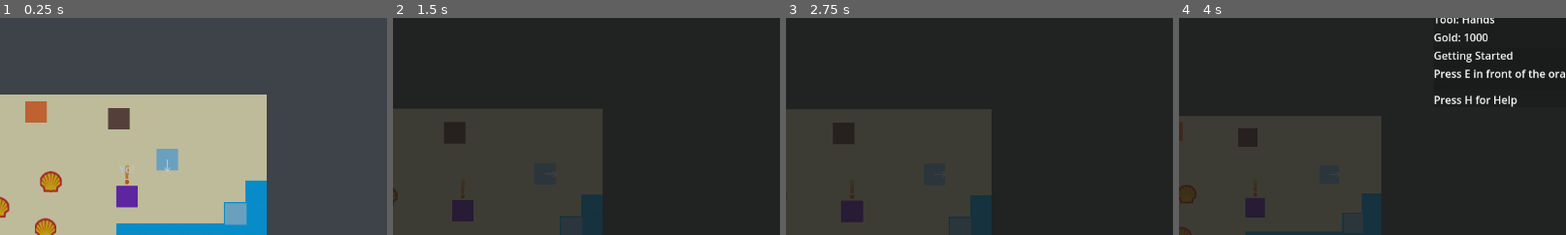
Above: before the commit, frames 1-4 (left to right).
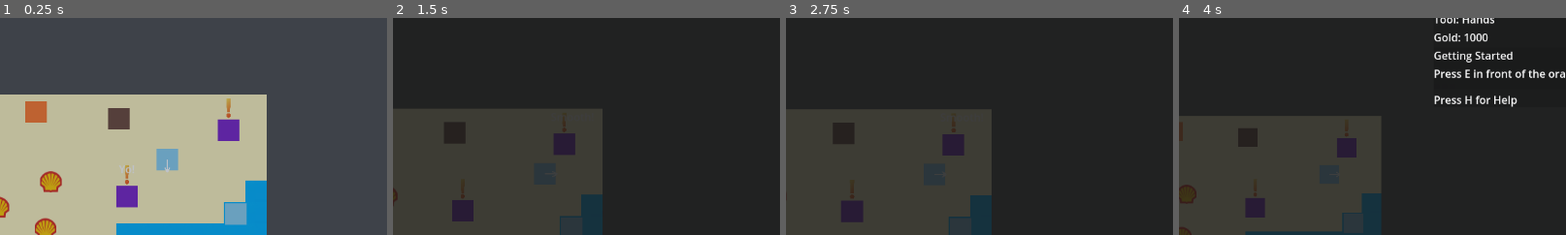
Above: after the commit, the same moments.

Repository: Elias-Fariz/agri-cultured
Game: Godot game, scene res://tscn/Beach.tscn
The game is run twice, just before and just after one commit, with the same random seed, the same clock (stepped at 60 frames per second) and the same inputs. This scene is started directly instead of the project's main scene.
Inputs (mouse positions are % of the whole screen's width and height, from its top left):
- Up to frame 1 (0.25 s): no input
- Up to frame 2 (1.5 s): tap H (open_help) at 0.5 s; hold D (move_right) 0.53-1.28 s; hold E (interact) 0.53-1.28 s; tap Enter (ui_accept) at 0.77 s; tap Space (tool) at 0.8, 1.35 s; tap T (open_inventory) at 1.25 s; hold S (move_down) from 1.28 s (still down)
- Up to frame 3 (2.75 s): tap Enter (ui_accept) at 1.52 s; tap E (interact) at 1.55 s; release S (move_down) at 2 s; click (81, 30) at 2 s
- Up to frame 4 (4 s): tap V (open_quests) at 2.75 s; hold D (move_right) 2.78-3.5 s; hold = (camera_zoom_in) 2.78-3.5 s; tap Space (tool) at 3.05 s; click "Track None" at 3.5 s
The pictures show only the part of the screen within x 28-78%, y 14-64%; the shares and areas given below are measured in that part.

The runs differ from the first frame. In frame 1, 0.7% of the frame differs, in the area x 56-62%, y 37-57%; in frame 2, 0.6%; in frame 3, 0.5%; in frame 4, 0.5%.

Commit message:
added fishing quest
added fishing quest to introduce fishing, and made it so that you can't fish until you completed the milestone

Diff:
--- a/autoloads/HeartProgress.gd
+++ b/autoloads/HeartProgress.gd
@@ -796,7 +796,16 @@
 func get_reward_flag(key: String, default_value: bool = false) -> bool:
 	if progress == null:
 		return default_value
-	var rf := _ensure_reward_flags_dict()
+
+	if not ("reward_flags" in progress):
+		progress.set("reward_flags", {})
+
+	var rf_any: Variant = progress.get("reward_flags")
+	if rf_any == null or typeof(rf_any) != TYPE_DICTIONARY:
+		rf_any = {}
+		progress.set("reward_flags", rf_any)
+
+	var rf: Dictionary = rf_any
 	return bool(rf.get(key, default_value))
 
 func _apply_reward_definition(r: HeartRewardDefinition) -> void:
@@ -1147,3 +1156,6 @@
 	location_counters[location_id] = int(location_counters.get(location_id, 0)) + int(amount)
 	_mirror_into_progress()
 	_save_progress_if_possible()
+
+func is_fishing_unlocked() -> bool:
+	return bool(get_reward_flag("fishing_unlocked", false))
--- a/autoloads/QuestEvents.gd
+++ b/autoloads/QuestEvents.gd
@@ -26,6 +26,8 @@
 signal item_crafted(item_id: String, qty: int)
 signal item_gifted(npc_id: String, item_id: String, qty: int)
 
+signal fish_caught(fish_id: String, qty: int)
+
 func _ready() -> void:
 	talked_to.connect(func(npc_id: String):
 		GameState.apply_quest_event("talk_to", npc_id, 1)
@@ -51,6 +53,10 @@
 	item_purchased.connect(func(item_id: String, qty: int):
 		GameState.apply_quest_event("buy", item_id, qty)
 	)
+
+	fish_caught.connect(func(fish_id: String, qty: int):
+		GameState.apply_quest_event("fish", fish_id, qty)
+	)
 #
 	#chopped_tree.connect(func(qty: int):
 		#GameState.apply_quest_event("chop_tree", "", qty)
--- a/data/fishing/fish_sardine.tres
+++ b/data/fishing/fish_sardine.tres
@@ -4,7 +4,7 @@
 
 [resource]
 script = ExtResource("1_wat0v")
-item_id = "Sardine"
+fish_item_id = "Sardine"
 display_name = "Sardine"
 weight = 20
 metadata/_custom_type_script = "uid://dwgbix054vtfh"
--- a/data/fishing/fish_tuna.tres
+++ b/data/fishing/fish_tuna.tres
@@ -4,7 +4,7 @@
 
 [resource]
 script = ExtResource("1_8ij22")
-item_id = "Tuna"
+fish_item_id = "Tuna"
 display_name = "Tuna"
 sequence_len = 6
 time_limit = 2.5
--- a/data/heart/heart_definition.tres
+++ b/data/heart/heart_definition.tres
@@ -29,7 +29,7 @@
 counter_key = "go_to"
 filter_item_id = "beach"
 hint = "Let the tide greet you. Visit the beach."
-reward_ids = Array[StringName]([&"sea_unlock_fishing_1"])
+reward_ids = Array[StringName]([&"sprout_fishing_unlock_1"])
 metadata/_custom_type_script = "uid://c885adlv5mv1"
 
 [sub_resource type="Resource" id="Resource_r5myy"]
--- a/data/heart/heart_rewards.tres
+++ b/data/heart/heart_rewards.tres
@@ -37,9 +37,9 @@
 
 [sub_resource type="Resource" id="Resource_n252p"]
 script = ExtResource("1_pldyk")
-id = &"sea_unlock_fishing_1"
+id = &"sprout_fishing_unlock_1"
 kind = 2
-flag_key = &"can_fish"
+flag_key = &"fishing_unlocked"
 description = "The Heart whispers: the sea is ready to be listened to."
 metadata/_custom_type_script = "uid://du6rd1efphtlv"
 
--- /dev/null
+++ b/data/quests/surfer_fish_quest.tres
@@ -0,0 +1,21 @@
+[gd_resource type="Resource" script_class="QuestData" load_steps=3 format=3 uid="uid://x7h6dqd7teun"]
+
+[ext_resource type="Script" uid="uid://cg0ailnic1w71" path="res://data/quests/QuestData.gd" id="1_q6a8l"]
+[ext_resource type="Script" uid="uid://bolxtchvrfo0y" path="res://data/quests/QuestStepData.gd" id="2_6viow"]
+
+[resource]
+script = ExtResource("1_q6a8l")
+id = "surfer_fish_quest"
+title = "Reeling in!"
+description = "With the Heart's blessing, start fishing!"
+oneshot_action = "fish"
+oneshot_target = "Sardine"
+oneshot_text = "With the Heart's blessing, start fishing!"
+turn_in_id = "npc_surfer"
+turn_in_text = "Go show the Surfer your fish!"
+reward_money = 30
+offer_lines = Array[String](["Eyy, nice rod! Go catch some fish!"])
+in_progress_lines = Array[String](["Take your time, but the fish surely won't!"])
+turn_in_lines = Array[String](["Woah! What a beauty! Nice work!"])
+after_thanks_lines = Array[String](["You can go fish wherever there's a spot, try them all out!"])
+metadata/_custom_type_script = "uid://cg0ailnic1w71"
--- a/scripts/FishingSpot.gd
+++ b/scripts/FishingSpot.gd
@@ -28,6 +28,13 @@
 
 	if GameState == null:
 		return
+
+	var hp := get_node_or_null("/root/HeartProgress")
+	if hp == null or (hp.has_method("is_fishing_unlocked") and not bool(hp.call("is_fishing_unlocked"))):
+		if QuestEvents != null and QuestEvents.has_signal("toast_requested"):
+			QuestEvents.toast_requested.emit("The tide feels quiet… The Sea Wing hasn’t awakened yet.", "info", 2.5)
+		return
+
 
 	# Energy check (don’t spend yet)
 	if int(GameState.energy) <= 0:
@@ -77,6 +84,9 @@
 	# Give fish
 	GameState.inventory_add(caught_fish_id, 1)
 
+	if QuestEvents != null and QuestEvents.has_signal("fish_caught"):
+		QuestEvents.fish_caught.emit(caught_fish_id, 1)
+
 	if QuestEvents != null and QuestEvents.has_signal("toast_requested"):
 		var name := fish.display_name if fish.display_name != "" else caught_fish_id
 		QuestEvents.toast_requested.emit("You caught: %s!" % name, "success", 2.5)
--- a/tscn/Beach.tscn
+++ b/tscn/Beach.tscn
@@ -16,6 +16,7 @@
 [ext_resource type="AudioStream" uid="uid://dby2jcrvk4ssy" path="res://audio/ambience/life/sfx_bird_02.WAV" id="8_om0ow"]
 [ext_resource type="Resource" uid="uid://dyftxqjlgk7ew" path="res://data/gifts/gifts_fisher.tres" id="8_rafxk"]
 [ext_resource type="PackedScene" uid="uid://dtrn2d385g5ul" path="res://ui/InventoryUI.tscn" id="9_om0ow"]
+[ext_resource type="Resource" uid="uid://x7h6dqd7teun" path="res://data/quests/surfer_fish_quest.tres" id="9_v2t45"]
 [ext_resource type="AudioStream" uid="uid://b4kphj6d0xlxg" path="res://audio/ambience/life/sfx_bird_03.WAV" id="9_xl85j"]
 [ext_resource type="AudioStream" uid="uid://cvxhlbrm7hew0" path="res://audio/ambience/life/sfx_leaves_01.WAV" id="10_1wqoc"]
 [ext_resource type="PackedScene" uid="uid://b2yas8ffxxcxr" path="res://tscn/FishingSpot.tscn" id="10_kuapj"]
@@ -84,6 +85,19 @@
 overhead_greeting_lines = Array[String](["Yo!"])
 overhead_idle_lines = Array[String](["Radical!"])
 quest_offers = Array[ExtResource("6_3sblc")]([ExtResource("7_qpl2v")])
+gift_prefs = ExtResource("8_rafxk")
+
+[node name="Surfer" parent="NPCs" instance=ExtResource("5_uodw0")]
+position = Vector2(423, 85)
+npc_id = "npc_surfer"
+display_name = "Dudeman"
+dialogue_lines = Array[String](["Suuuuuuuuuuuup!"])
+morning_dialogue_lines = Array[String](["Make sure to put some sunscreen on!"])
+evening_dialogue_lines = Array[String](["The ocean's going to bed, but I'm not!"])
+night_dialogue_lines = Array[String](["Whew, got a bit wet!"])
+overhead_greeting_lines = Array[String](["Smooth!"])
+overhead_idle_lines = Array[String](["Awesome!"])
+quest_offers = Array[ExtResource("6_3sblc")]([ExtResource("9_v2t45")])
 gift_prefs = ExtResource("8_rafxk")
 
 [node name="CameraBounds" type="Node2D" parent="."]
Not shown: 1 places in tscn/Beach.tscn that only renumber resources
